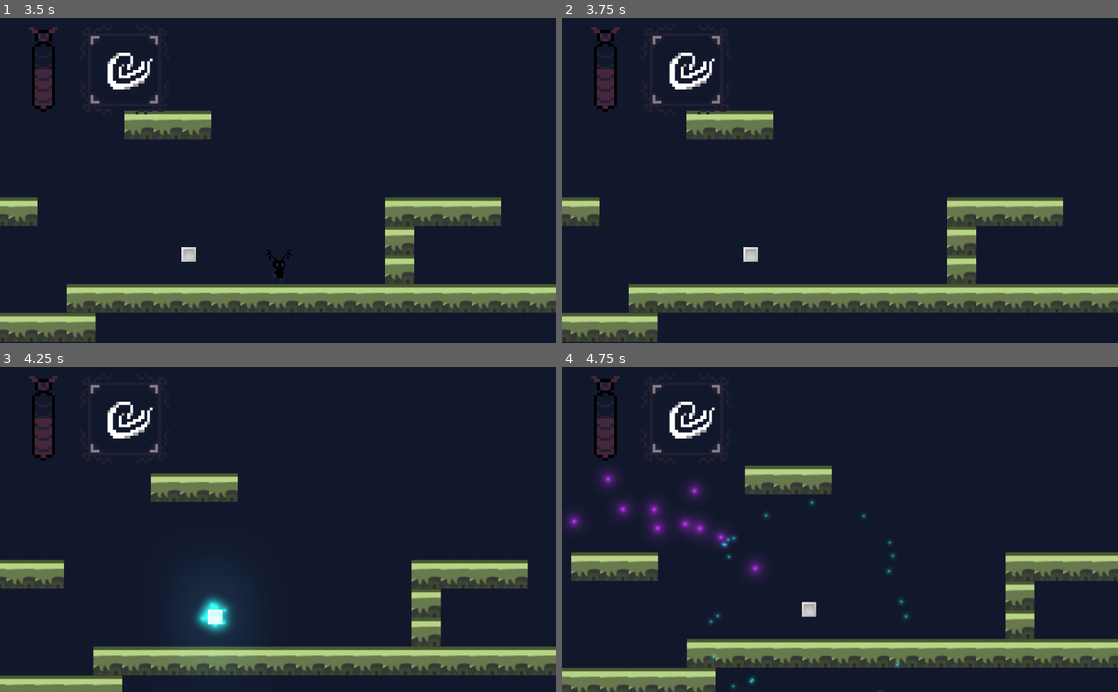
Above: before the commit, frames 1-4 (two rows, left to right).
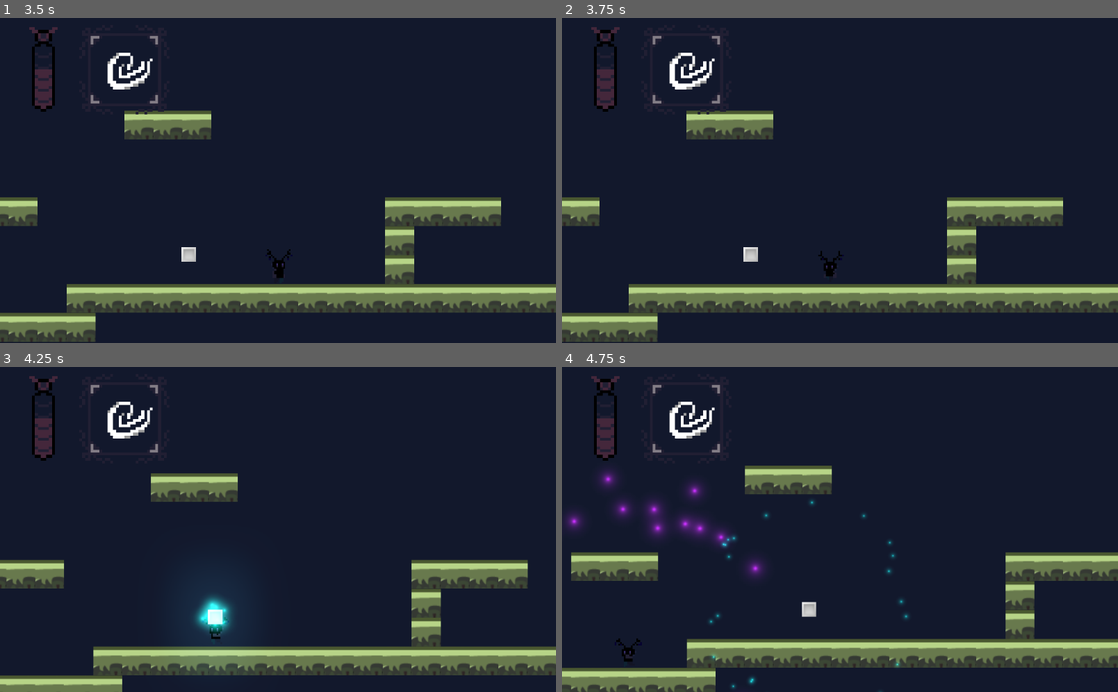
Above: after the commit, the same moments.

Repository: RPI-GameJamTeam/GodotProject
Game: Godot game, scene res://Scenes/MainScene.tscn
Two runs of this game, one before a commit and one after it. Both use one fixed random seed, a clock stepped at 60 frames per second and the inputs below.
Inputs:
- Up to frame 1 (3.5 s): hold D (right) 0.53-1.28 s; tap Space (jump) at 0.6, 0.77, 1.07, 1.52, 1.55, 1.82, 2.1, 3.02, 3.05, 3.32 s; hold S (down) 1.28-2.03 s; tap Shift (dash) at 1.35, 2.85 s; hold D (right) 2.03-2.78 s; hold W (up) from 2.78 s (still down)
- Up to frame 2 (3.75 s): tap Enter at 3.5 s; release W (up) at 3.53 s; hold A (left) from 3.53 s (still down); tap Space (jump) at 3.6 s
- Up to frame 3 (4.25 s): keep holding A (left); tap Space (jump) at 3.77, 4.07 s
- Up to frame 4 (4.75 s): keep holding A (left); tap Shift (dash) at 4.35 s; tap Space (jump) at 4.52, 4.55 s

Frame 1 is identical in both runs. In frame 2, 0.1% of the frame differs, in the area x 46-51%, y 71-80%; in frame 3, less than 0.1%; in frame 4, less than 0.1%.

Commit message:
anmiation update

Diff:
--- a/Game Jam/Scripts/HUD.gd
+++ b/Game Jam/Scripts/HUD.gd
@@ -13,6 +13,7 @@
 func _ready():
 	self.show()
 	get_parent().get_parent().get_node("Player").connect("ElementTransition",self, "onElementChanged")
+
 func onElementChanged(value):
 
 	match value:
--- a/Game Jam/TEMP/PlayerAnim.tscn
+++ b/Game Jam/TEMP/PlayerAnim.tscn
@@ -1,66 +1,100 @@
-[gd_scene load_steps=14 format=2]
+[gd_scene load_steps=20 format=2]
 
 [ext_resource path="res://Asset/Character-Sheet.png" type="Texture" id=1]
 
 [sub_resource type="AtlasTexture" id=1]
 atlas = ExtResource( 1 )
-region = Rect2( 160, 0, 32, 32 )
+region = Rect2( 32, 64, 32, 32 )
 
 [sub_resource type="AtlasTexture" id=2]
 atlas = ExtResource( 1 )
-region = Rect2( 192, 0, 32, 32 )
+region = Rect2( 64, 64, 32, 32 )
 
 [sub_resource type="AtlasTexture" id=3]
 atlas = ExtResource( 1 )
-region = Rect2( 224, 0, 32, 32 )
+region = Rect2( 96, 64, 32, 32 )
 
 [sub_resource type="AtlasTexture" id=4]
 atlas = ExtResource( 1 )
-region = Rect2( 256, 0, 32, 32 )
+region = Rect2( 0, 32, 32, 32 )
 
 [sub_resource type="AtlasTexture" id=5]
 atlas = ExtResource( 1 )
-region = Rect2( 288, 0, 32, 32 )
+region = Rect2( 32, 32, 32, 32 )
 
 [sub_resource type="AtlasTexture" id=6]
 atlas = ExtResource( 1 )
-region = Rect2( 320, 0, 32, 32 )
+region = Rect2( 64, 32, 32, 32 )
 
 [sub_resource type="AtlasTexture" id=7]
 atlas = ExtResource( 1 )
-region = Rect2( 0, 0, 32, 32 )
+region = Rect2( 96, 32, 32, 32 )
 
 [sub_resource type="AtlasTexture" id=8]
 atlas = ExtResource( 1 )
-region = Rect2( 32, 0, 32, 32 )
+region = Rect2( 128, 32, 32, 32 )
 
 [sub_resource type="AtlasTexture" id=9]
 atlas = ExtResource( 1 )
-region = Rect2( 64, 0, 32, 32 )
+region = Rect2( 0, 64, 32, 32 )
 
 [sub_resource type="AtlasTexture" id=10]
 atlas = ExtResource( 1 )
-region = Rect2( 96, 0, 32, 32 )
+region = Rect2( 128, 64, 32, 32 )
 
 [sub_resource type="AtlasTexture" id=11]
 atlas = ExtResource( 1 )
+region = Rect2( 0, 96, 32, 32 )
+
+[sub_resource type="AtlasTexture" id=12]
+atlas = ExtResource( 1 )
+region = Rect2( 32, 96, 32, 32 )
+
+[sub_resource type="AtlasTexture" id=13]
+atlas = ExtResource( 1 )
+region = Rect2( 0, 0, 32, 32 )
+
+[sub_resource type="AtlasTexture" id=14]
+atlas = ExtResource( 1 )
+region = Rect2( 32, 0, 32, 32 )
+
+[sub_resource type="AtlasTexture" id=15]
+atlas = ExtResource( 1 )
+region = Rect2( 64, 0, 32, 32 )
+
+[sub_resource type="AtlasTexture" id=16]
+atlas = ExtResource( 1 )
+region = Rect2( 96, 0, 32, 32 )
+
+[sub_resource type="AtlasTexture" id=17]
+atlas = ExtResource( 1 )
 region = Rect2( 128, 0, 32, 32 )
 
-[sub_resource type="SpriteFrames" id=12]
+[sub_resource type="SpriteFrames" id=18]
 animations = [ {
-"frames": [ SubResource( 1 ), SubResource( 2 ), SubResource( 3 ), SubResource( 4 ), SubResource( 5 ), SubResource( 6 ) ],
+"frames": [ SubResource( 1 ), SubResource( 2 ), SubResource( 3 ) ],
+"loop": true,
+"name": "jump",
+"speed": 5.0
+}, {
+"frames": [ SubResource( 4 ), SubResource( 5 ), SubResource( 6 ), SubResource( 7 ), SubResource( 8 ), SubResource( 9 ) ],
 "loop": true,
 "name": "run",
 "speed": 10.0
 }, {
-"frames": [ SubResource( 7 ), SubResource( 8 ), SubResource( 9 ), SubResource( 10 ), SubResource( 11 ) ],
+"frames": [ SubResource( 10 ), SubResource( 11 ), SubResource( 12 ) ],
+"loop": true,
+"name": "fall",
+"speed": 5.0
+}, {
+"frames": [ SubResource( 13 ), SubResource( 14 ), SubResource( 15 ), SubResource( 16 ), SubResource( 17 ) ],
 "loop": true,
 "name": "idle",
 "speed": 5.0
 } ]
 
 [node name="AnimatedSprite" type="AnimatedSprite"]
-frames = SubResource( 12 )
+frames = SubResource( 18 )
 animation = "idle"
-frame = 3
+frame = 4
 playing = true
